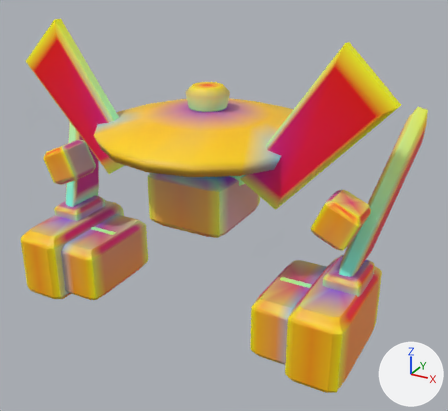
A saved change to the glTF model models/parts/llm_gen_head_sensor_030_e50368.glb.
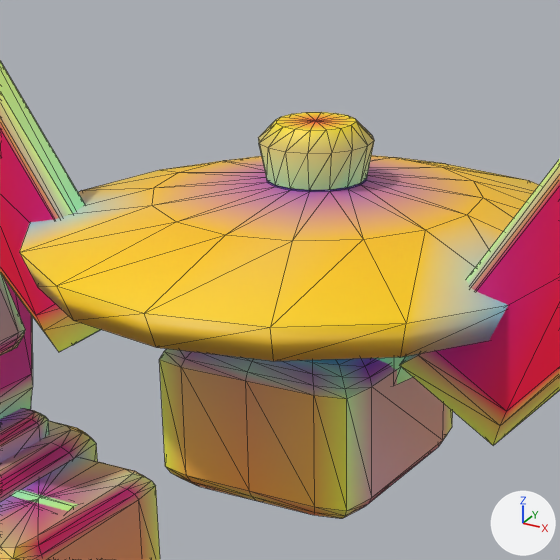
Each version appears first whole from a 50 mm camera at (22.3, -34.0, 25.3) aimed at (1.5, 3.9, 6.4), and next in a close-up on the part from 19% to 67% of the width and 9% to 62% of the height. The lights are fixed; the arrows at lower right show +X, +Y and +Z. The older version's two pictures come first. The close-ups show mesh edges as thin lines. Vertices at exactly the same position are counted once.

The first close-up shows 'adapter_cranial_clamp_l', 'adapter_crown_riser_dark', 'adapter_sub_temple_ant_dark_6_adapter_dark_l', 'adapter_sub_vblade_clamp_dark_3_adapter_dark_l', 'crown_beacon_optic_2_optic_cyan', 'crown_radome_disc_1_wing_white', 'temple_comms_blade_7_optic_cyan_l', 'temple_relay_box_5_fuselage_l', 'upper_v_blade_4_optic_cyan_l', 'upper_v_blade_4_optic_cyan_r' and 2 more.
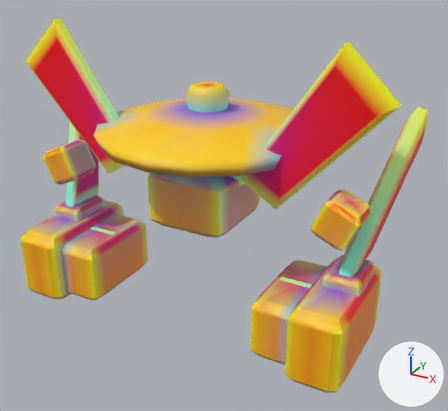
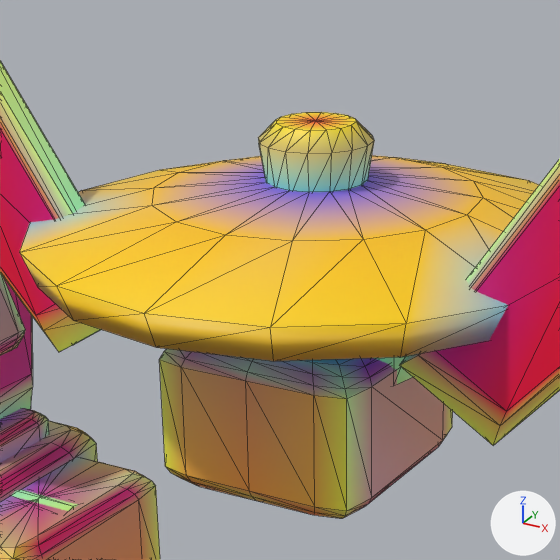
The edits, one by one:
me_crown_radome_disc_1_wing_white has 82 vertices, 160 faces and spans x -8.3..8.3, y -4.1..12.5, z 10.4..13.7.
me_crown_radome_disc_1_wing_white is used by ob_crown_radome_disc_1_wing_white; location (0.0, 0.0, 0.0).
me_crown_radome_disc_1_wing_white part 1: 16 faces centred in x -0.9..0.9, y 3.3..5.1, z 13.7 are repainted in the vertex colours; the middle colour goes from blue #7656e0 to blue #7656ed.
me_crown_radome_disc_1_wing_white part 2: 32 faces centred in x -3.5..3.5, y 0.7..7.7, z 13.5..13.6 are repainted in the vertex colours; the middle colour goes from pink #bf56ae to blue #7656e0.
me_crown_beacon_optic_2_optic_cyan is used by ob_crown_beacon_optic_2_optic_cyan; location (0.0, 0.0, 0.0).
me_crown_beacon_optic_2_optic_cyan had 50 vertices, 96 faces and spanned x -1.62..1.62, y 2.58..5.82, z 13.8..15.36.
me_crown_beacon_optic_2_optic_cyan now has 50 vertices, 96 faces and spans x -1.62..1.62, y 2.58..5.82, z 13.55..15.36.
me_crown_beacon_optic_2_optic_cyan part 3: all 17 vertices in x -1.41..1.41, y 2.79..5.61, z 13.8 are moved by (0.0, 0.0, -0.25).
me_crown_beacon_optic_2_optic_cyan part 4: 32 faces centred in x -1.51..1.51, y 2.69..5.71, z 14.15..14.51 are repainted in the vertex colours; the middle colour goes from green #bcfcae to cyan #76ffed.

Boxes [x1, y1, x2, y2] around the edits, measured in the close-ups (560 x 560 px; the box of a moved part takes in the faces that stretch with it):
'crown_beacon_optic_2_optic_cyan', reshaped, recoloured: before [258, 112, 374, 190]; after [258, 112, 374, 192]
part 1 of me_crown_radome_disc_1_wing_white, recoloured: before [266, 178, 367, 192]
part 2 of me_crown_radome_disc_1_wing_white, recoloured: [163, 155, 472, 239] in both
part 3 of me_crown_beacon_optic_2_optic_cyan, moved or reshaped: before [259, 141, 374, 190]; after [259, 141, 374, 192]
part 4 of me_crown_beacon_optic_2_optic_cyan, recoloured: [261, 148, 372, 190] in both
